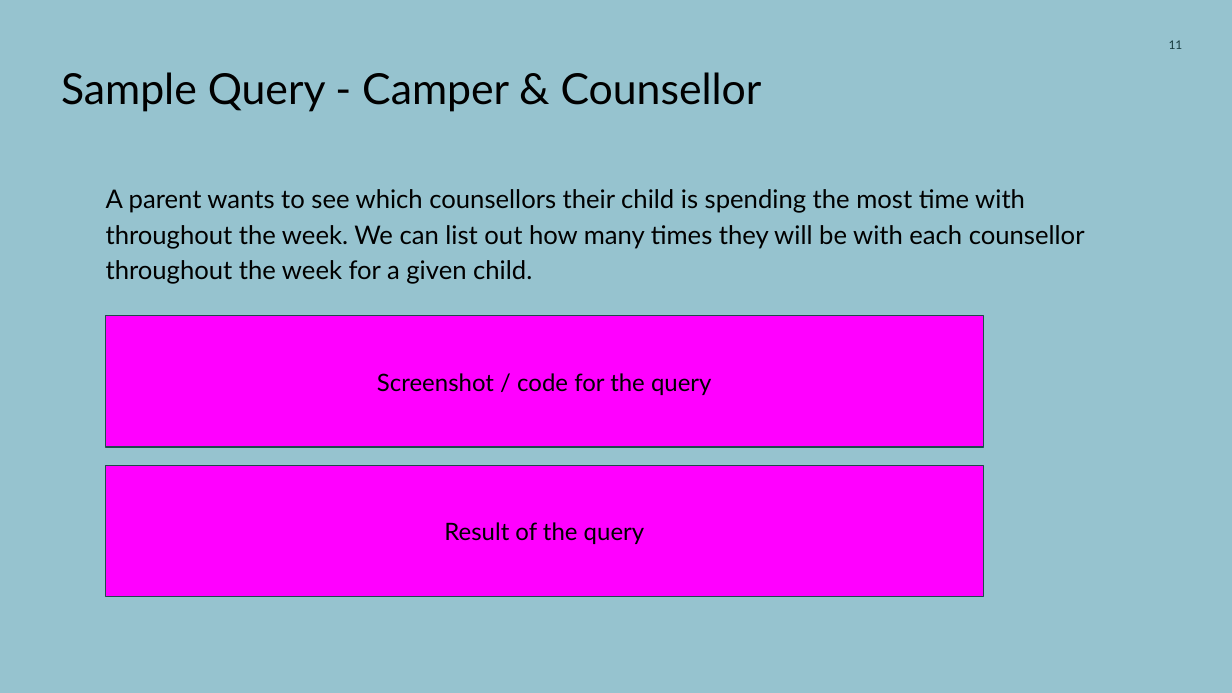
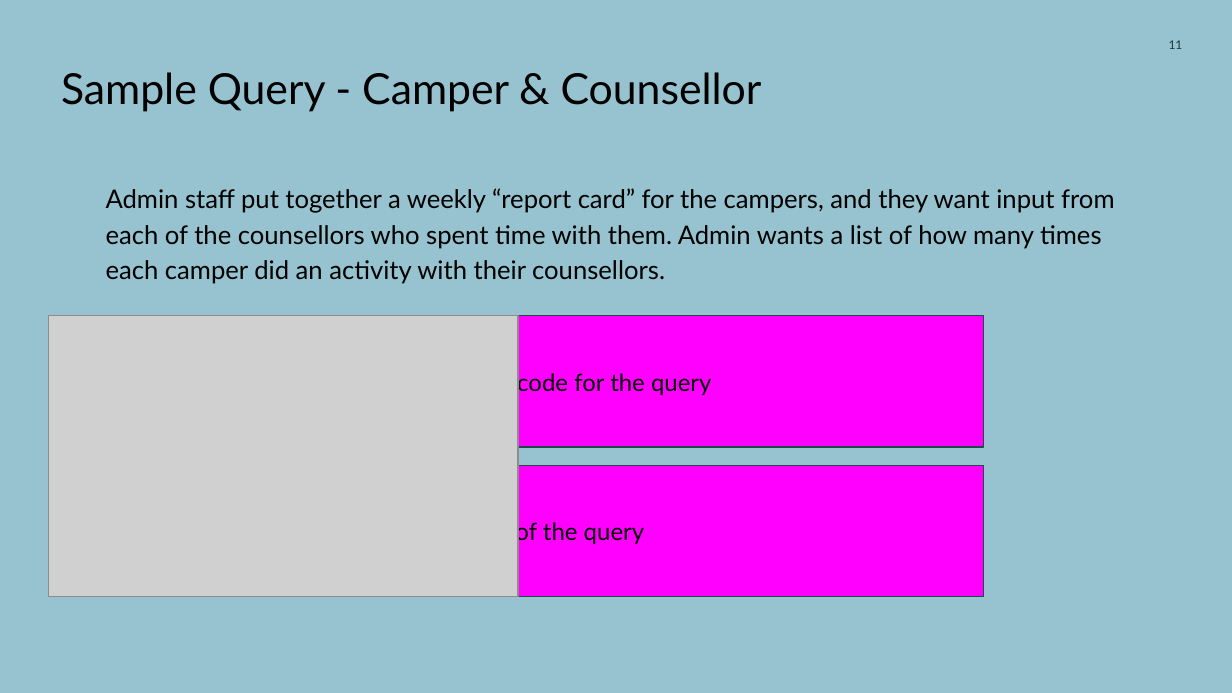
Before and after one commit to zhrangui/torontomu, a slide deck: slide 11 of Final Presentation.pptx. Drawn at 1232x693 pixels with LibreOffice and Linux fonts; fonts in the diff are those of the drawing; grey boxes stand for pictures. Boxes give left, top, right and bottom in pixels: in the first picture for what was removed or moved away, otherwise in the second. Text is boxed around its words. In the diff, an @@ line names an element or a change of style, - is before the commit and + after.

```diff
--- a/Final Presentation.pptx
+++ b/Final Presentation.pptx
@@ title at <box>106,188,1114,284</box>: text changed @@
-A parent wants to see which counsellors their child is spending the most time with throughout the week. We can list out how many times they will be with each counsellor throughout the week for a given child.
+Admin staff put together a weekly “report card” for the campers, and they want input from each of the counsellors who spent time with them. Admin wants a list of how many times each camper did an activity with their counsellors.
@@ picture added at <box>49,315,519,596</box> @@
```
Also in this commit, not shown: 16 other slides changed, 3 slides added, 5 other files.
